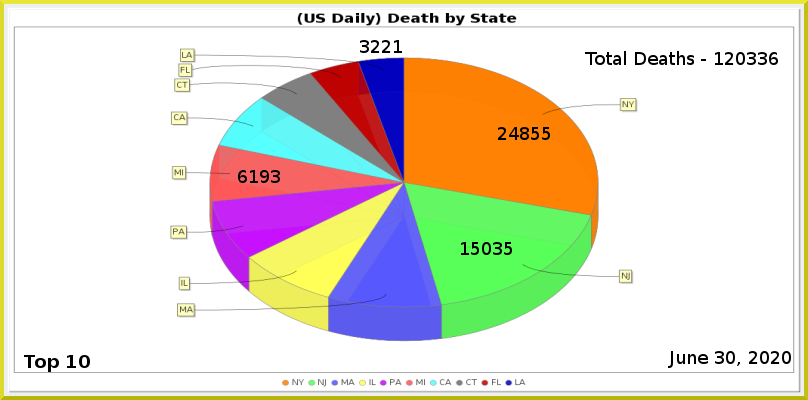
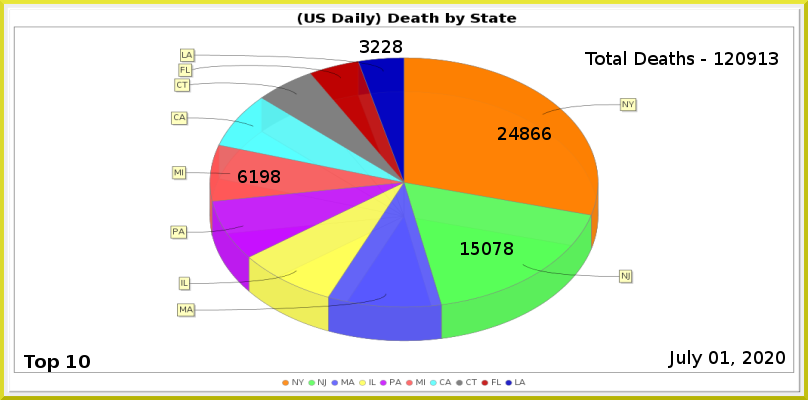
Two versions of the same layered image (808 x 400). Layer-by-layer changes:
painted on "Least" over 393, 40, 402, 53
painted on "MI" over 271, 170, 280, 183
painted on "NJ" over 493, 242, 513, 255
painted on "NY" over 531, 127, 551, 140
renamed "Total Deaths - 120336" to "Total Deaths - 120913", painted on it over 747, 52, 778, 65
painted on "Current Date" over 688, 350, 791, 368
